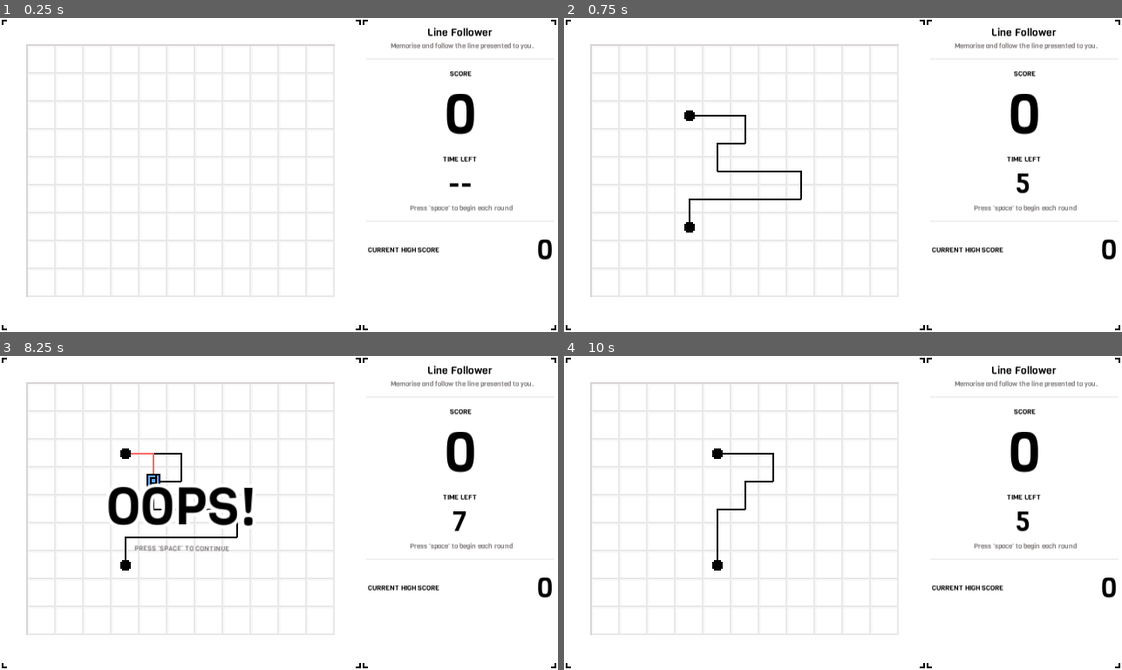
Above: before the commit, frames 1-4 (two rows, left to right).
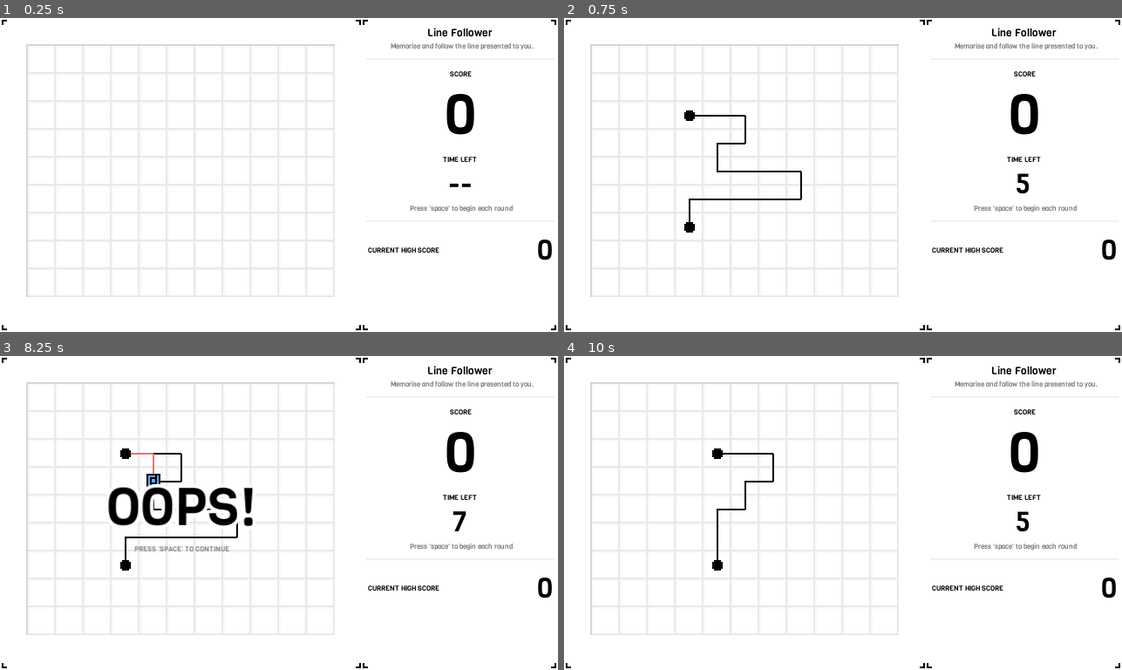
Above: after the commit, the same moments.

Repository: HurricaneInteractive/followers-jam
Game: Godot game, scene res://Main/Main.tscn
Same seed, same stepped clock (60 frames per second), same inputs: the game is played once before the commit and once after it.
Inputs:
- Up to frame 1 (0.25 s): no input
- Up to frame 2 (0.75 s): tap Space (ui_select) at 0.5 s; hold Right (ui_right) from 0.53 s (still down)
- Up to frame 3 (8.25 s): tap Space (ui_select) at 0.77, 1.25, 1.52, 2, 2.75, 3.02, 3.5, 3.77, 4.25, 4.52, 6.02, 6.77, 7.52 s; release Right (ui_right) at 1.28 s; hold Down (ui_down) 1.28-2.03 s; hold Right (ui_right) 2.03-3.53 s; hold Left (ui_left) 3.53-5.03 s; hold Down (ui_down) 5.03-5.78 s; hold Right (ui_right) 5.78-8.03 s; hold Down (ui_down) from 8.03 s (still down)
- Up to frame 4 (10 s): release Down (ui_down) at 8.78 s; hold Left (ui_left) 8.78-9.53 s; tap Space (ui_select) at 9.02, 9.77 s; hold Right (ui_right) from 9.53 s (still down)

The runs differ from the first frame. In frame 1, 0.5% of the frame differs, in the area x 65-99%, y 3-77%; in frame 2, 0.5%; in frame 3, 0.9%, in the area x 19-99%, y 3-77%; in frame 4, 0.5%.

Commit message:
keep track of current HS

Diff:
--- a/Main/Main.gd
+++ b/Main/Main.gd
@@ -10,6 +10,7 @@
 
 var current_state = States.NEW_LEVEL
 var score: int = 0
+var high_score: int = 0
 
 var medium_threshold = 5
 var hard_threshold = 10
@@ -26,6 +27,7 @@
 onready var player = $PlayArea/Player
 onready var score_value = $UIArea/UIWrap/ScoreValue
 onready var outcome = $PlayArea/Outcome
+onready var hight_score_text = $UIArea/UIWrap/MarginContainer/HS
 
 # triggers when state is changed to NEW_LEVEL
 func on_change_to_new_level() -> void:
@@ -81,6 +83,9 @@
 	outcome.get_node("OutcomeText").text = "OOPS!"
 	outcome.visible = true
 	player.can_move = false
+	if score > high_score:
+		high_score = score
+		hight_score_text.text = str(high_score)
 	score = 0
 	Globals.change_difficulty(Globals.Difficulty.EASY)
 	memory_path.visible = true
--- a/Main/Main.tscn
+++ b/Main/Main.tscn
@@ -48,7 +48,6 @@
 font_data = ExtResource( 7 )
 
 [node name="Main" type="Node2D"]
-position = Vector2( 0, -0.213608 )
 script = ExtResource( 1 )
 __meta__ = {
 "_edit_group_": true
